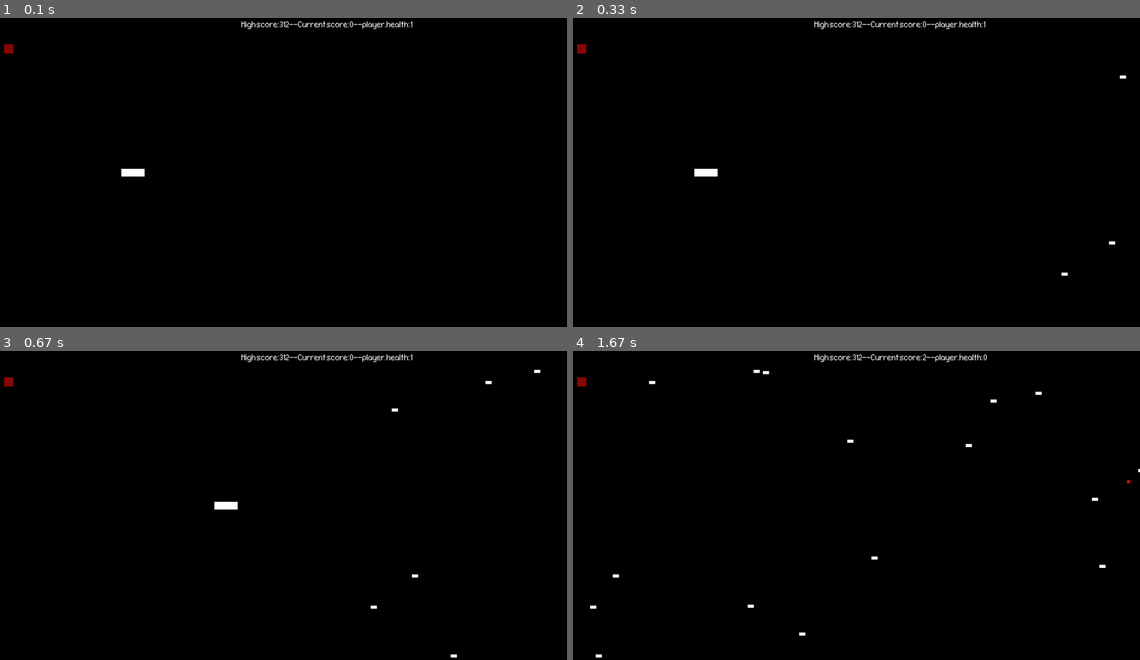
Above: before the commit, frames 1-4 (two rows, left to right).
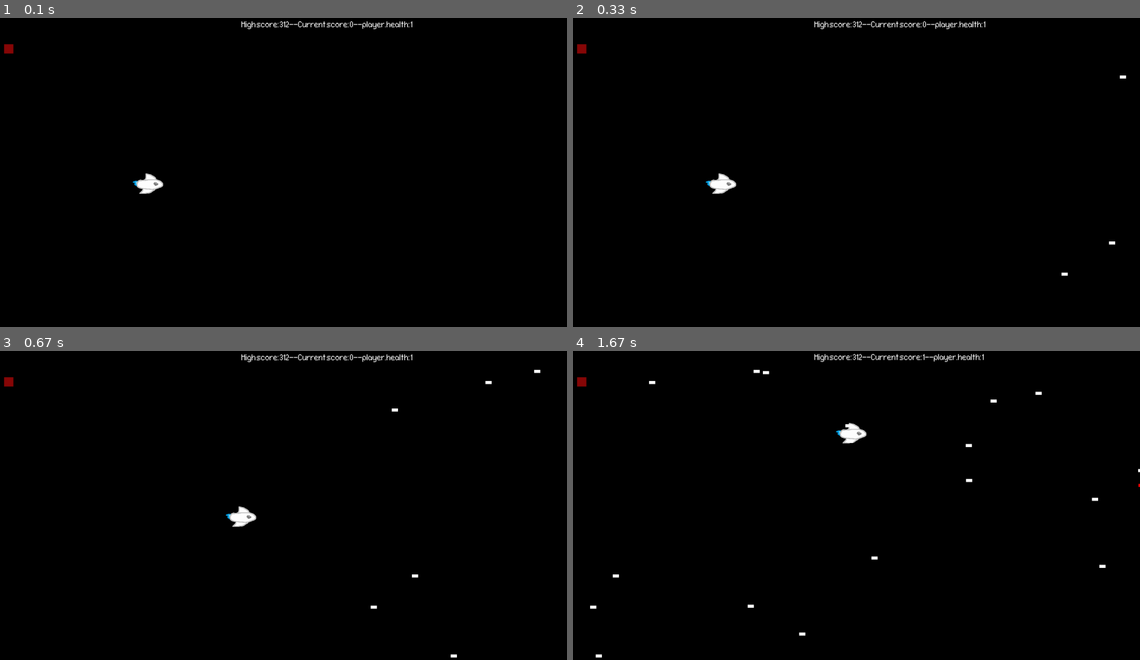
Above: after the commit, the same moments.

Repository: freshJester/pygame-prototypes
Game: pygame game, started from space_game_ver2_with_armor.py
Two runs of this game, one before a commit and one after it. Both use one fixed random seed, a clock stepped at 60 frames per second and the inputs below.
Inputs:
- Up to frame 1 (0.1 s): no input
- Up to frame 2 (0.33 s): no input
- Up to frame 3 (0.67 s): hold D from 0.33 s (still down)
- Up to frame 4 (1.67 s): release D at 0.8 s; hold W 0.83-1.13 s; tap Space at 0.9 s

The runs differ from the first frame. In frame 1, 0.3% of the frame differs, in the area x 21-29%, y 48-58%; in frame 2, 0.3%; in frame 3, 0.3%; in frame 4, 0.5%, in the area x 42-100%, y 0-45%.

Commit message:
Add first ship art

Diff:
--- a/space_game_ver2_with_armor.py
+++ b/space_game_ver2_with_armor.py
@@ -33,12 +33,15 @@
 class Player(pygame.sprite.Sprite):
     def __init__(self):
         super(Player, self).__init__()  # Initializes this class as an object of it's parent, sprite
-        self.surf = pygame.Surface((75, 25))  # Creates the surface this player will exist on, essentially the "hit box"
-        self.surf.fill((255, 255, 255))  # Fills that surface with a color
-        self.rect = self.surf.get_rect(center=(500, SCREEN_HEIGHT/2))  # Grabs a rectangle from the space on the Surface, useful for drawing the player later
+        # self.surf = pygame.Surface((75, 25))  # Creates the surface this player will exist on, essentially the "hit box"
+        # self.surf.fill((255, 255, 255))  # Fills that surface with a color
+        # self.rect = self.surf.get_rect(center=(500, SCREEN_HEIGHT/2))  # Grabs a rectangle from the space on the Surface, useful for drawing the player later
+        self.rect = pygame.Rect(500, SCREEN_HEIGHT/2, 16, 16)
+        self.image = pygame.image.load("./assets/fish_ship.png").convert_alpha()
         self.health = 1
         self.player_pos_x = 0 #initialize x position of player object
         self.player_pos_y = 0 #initialize y position of player object
+
     # Move the sprite based on user keypresses
     def update(self, pressed_keys):
         # If "UP" key pressed and we're not above the top
@@ -296,7 +299,10 @@
 
         # Draw all sprites
         for entity in all_sprites:
-            screen.blit(entity.surf, entity.rect)  # .blit() (Block Transfer) - transfers contents from one surface to another
+            try:
+                screen.blit(entity.image, entity.rect)
+            except:
+                screen.blit(entity.surf, entity.rect)  # .blit() (Block Transfer) - transfers contents from one surface to another
 
         # Flip the display
         pygame.display.flip()
Binary file added: assets/fish_ship.png
